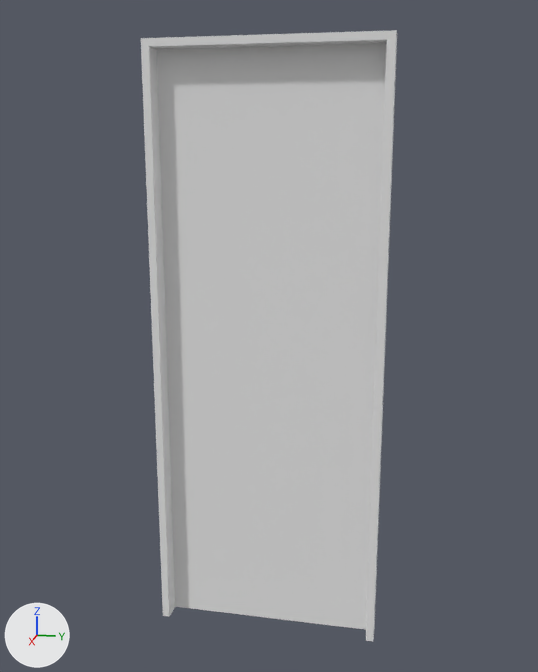
The OBJ model PantyHouse/models/door2.obj, before and after one commit.
Before and after are seen from a camera (50 mm lens) standing at (262.0, 53.0, 74.0) and looking at (-2.0, 0.0, 8.0). The axes (+X, +Y, +Z) are drawn at lower left. The lights are the same throughout. Where no turn or scale is listed for an object, it has been applied to the vertices.

The older version as bpy lines, for what is in view:
```python
mat_blinn15sg1 = principled_material('blinn15SG1')
mat_blinn15sg1.base_color = (0.8, 0.8, 0.8)  # white #e7e7e7
mat_blinn15sg1.roughness = 1.0
me_door2 = bpy.data.meshes.new('door2')
me_door2.from_pydata(...)  # 28 vertices, 27 faces; spans x -4.0..4.0, y -43.0..43.0, z -112.0..112.0
me_door2.materials.append(mat_blinn15sg1)  # white #e7e7e7
ob_door2 = bpy.data.objects.new('door2', me_door2)
ob_door2.location = (0.0, 0.0, 0.0)
```
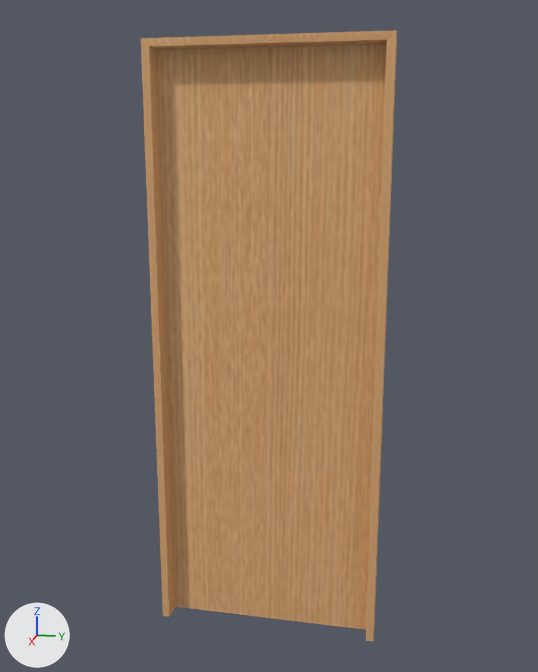
Pixel boxes [x1, y1, x2, y2] of what changed, in the pictures (538 x 672 px):
'door2', surface changed (grey to brown): [141, 30, 397, 642] in both

The change in detail:
Picture 'door2.bmp' (img_door2_bmp) is new.
In material 'blinn15SG1' (mat_blinn15sg1), base_color is no longer (0.8, 0.8, 0.8), white #e7e7e7.
In material 'blinn15SG1' (mat_blinn15sg1), texture is now set to img_door2_bmp.
